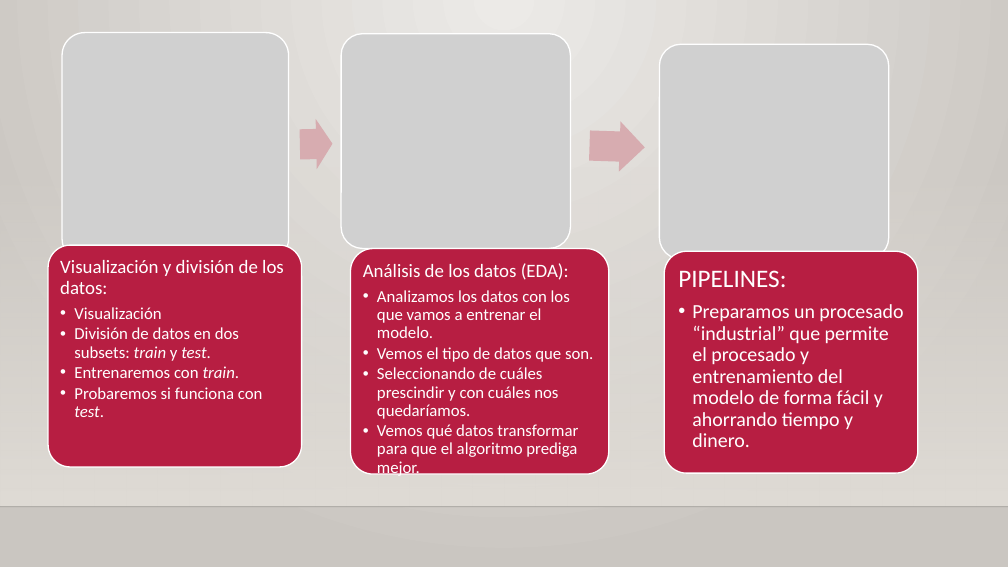
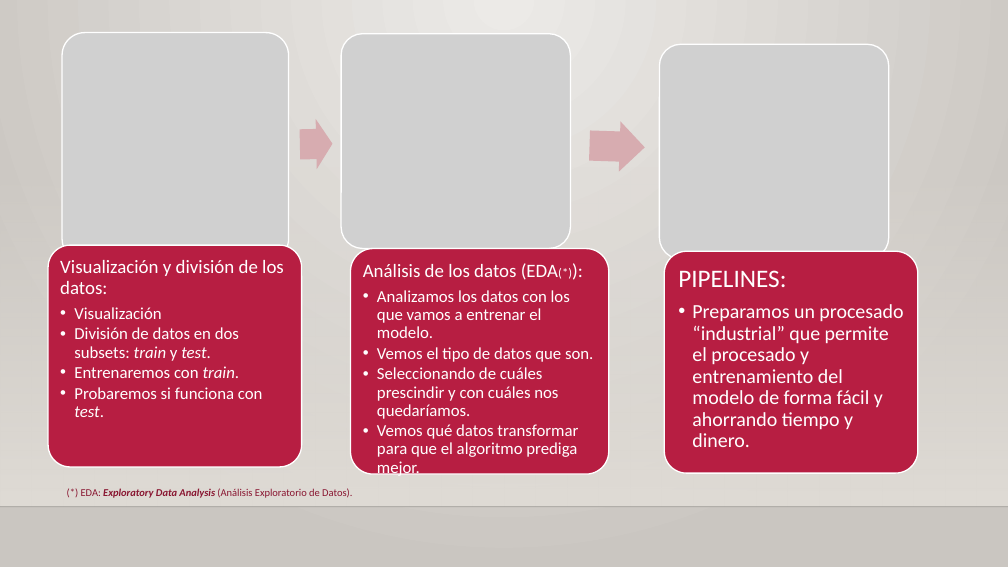
Before and after one commit to igcormar/Madrid_Pricing_ML, a slide deck: slide 5 of Madrid_House_Pricing_ML.pptx. Drawn at 1008x567 pixels with LibreOffice and Linux fonts; fonts in the diff are those of the drawing; grey boxes stand for pictures; background and template pictures are left out. Boxes give left, top, right and bottom in pixels: in the first picture for what was removed or moved away, otherwise in the second. Text is boxed around its words. In the diff, an @@ line names an element or a change of style, - is before the commit and + after.

```diff
--- a/Madrid_House_Pricing_ML.pptx
+++ b/Madrid_House_Pricing_ML.pptx
@@ text at bbox=[363, 263, 558, 280]: text changed @@
-Análisis de los datos (EDA):
+Análisis de los datos (EDA(*)):
@@ text added at bbox=[81, 488, 352, 498], 10 pt, text #891731 @@
+(*) EDA: Exploratory Data Analysis (Análisis Exploratorio de Datos).
```
